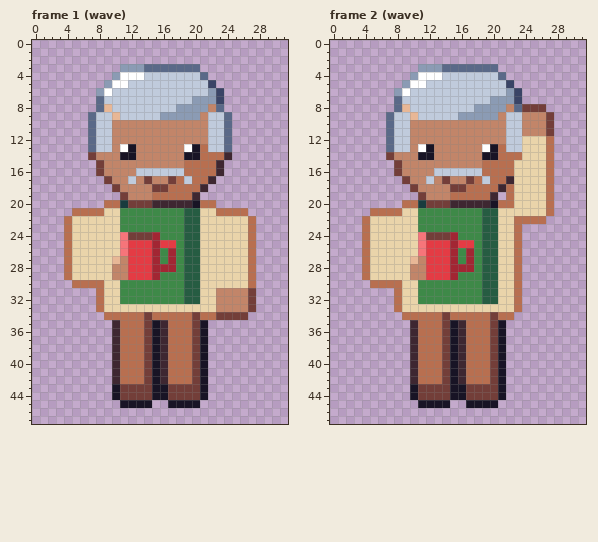
Two states of a pixel-art file, art/road/chatty-neighbour.aseprite. Above is the file before it was changed.
32x48 pixels, 4 frames. Shown: frame 1 (wave), frame 2 (wave). The commit also changed other frames, which this record leaves out.
And afterwards:
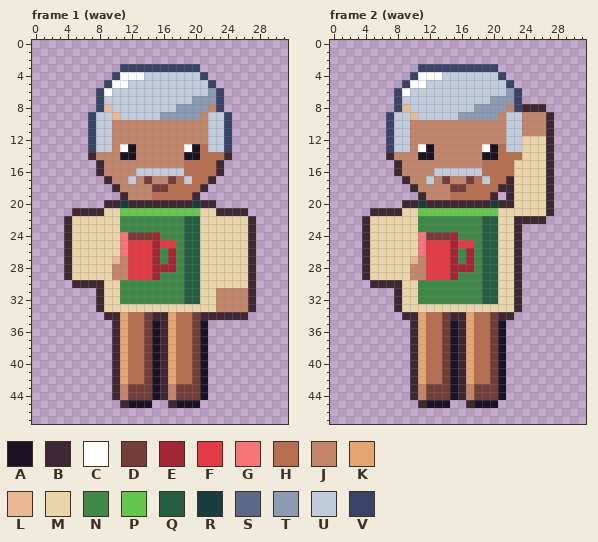
Palette (. is transparent): A #181425  B #3e2731  C #ffffff  D #733e39  E #a22633  F #e43b44  G #f6757a  H #b86f50  J #c28569  K #e4a672  L #e8b796  M #ead4aa  N #3e8948  P #63c74d  Q #265c42  R #193c3e  S #5a6988  T #8b9bb4  U #c0cbdc  V #3a4466
The edit:
Frame 1 (wave):
y 3: x 11..20 TTTSSSSSSS -> VVVVVVVVVV
y 4: x 10 T -> V; x 21 S -> V
y 5: x 9 T -> V
y 6: x 8 T -> V
y 7: x 8 S -> V
y 8: x 8 S -> V; x 23 S -> V
y 9..13: x 7 S -> V; x 24 S -> V
y 14: x 7 D -> B
y 15..16: x 8 D -> B
y 17: x 9 D -> B
y 18: x 10 D -> B
y 19: x 11 D -> B
y 20: x 9..10 HH -> BB; x 12..14 DDD -> BBB; x 20..22 AHH -> RBB
y 21: x 5..8 HHHH -> BBBB; x 11..20 NNNNNNNNQQ -> PPPPPPPPPP; x 23..26 HHHH -> BBBB
y 22..29: x 4 H -> B; x 27 H -> B
y 30: x 5..8 HHHH -> BBBB; x 27 H -> B
y 31..33: x 8 H -> B; x 27 D -> B
y 34: x 9..11 HHH -> BBK; x 15..17 HHH -> BBK; x 21..26 HHDDDD -> BBBBBB
y 35..42: x 11 H -> K; x 17 H -> K
y 43..44: x 10..11 AD -> BJ; x 16..17 AD -> BJ
y 45: x 11 A -> B; x 17 A -> B
Frame 2 (wave):
y 3: x 11..20 TTTSSSSSSS -> VVVVVVVVVV
y 4: x 10 T -> V; x 21 S -> V
y 5: x 9 T -> V
y 6: x 8 T -> V
y 7: x 8 S -> V
y 8: x 8 S -> V; x 23..26 SDDD -> VBBB
y 9..11: x 7 S -> V; x 27 D -> B
y 12..13: x 7 S -> V; x 27 H -> B
y 14: x 7 D -> B; x 27 H -> B
y 15..16: x 8 D -> B; x 27 H -> B
y 17: x 9 D -> B; x 27 H -> B
y 18: x 10 D -> B; x 22 H -> B; x 27 H -> B
y 19: x 11 D -> B; x 22 H -> B; x 27 H -> B
y 20: x 9..10 HH -> BB; x 12..14 DDD -> BBB; x 20..22 AHH -> RBB; x 27 H -> B
y 21: x 5..8 HHHH -> BBBB; x 11..20 NNNNNNNNQQ -> PPPPPPPPPP; x 27 H -> B
y 22: x 4 H -> B; x 23..26 HHHH -> BBBB
y 23..29: x 4 H -> B; x 23 H -> B
y 30: x 5..8 HHHH -> BBBB; x 23 H -> B
y 31..33: x 8 H -> B; x 23 H -> B
y 34: x 9..11 HHH -> BBK; x 15..17 HHH -> BBK; x 21..22 HH -> BB
y 35..42: x 11 H -> K; x 17 H -> K
y 43..44: x 10..11 AD -> BJ; x 16..17 AD -> BJ
y 45: x 11 A -> B; x 17 A -> B
Pixel boxes of the changes (left, top, right, bottom) in both pictures:
changed: (64, 64, 256, 408)
changed: (362, 64, 554, 408)
